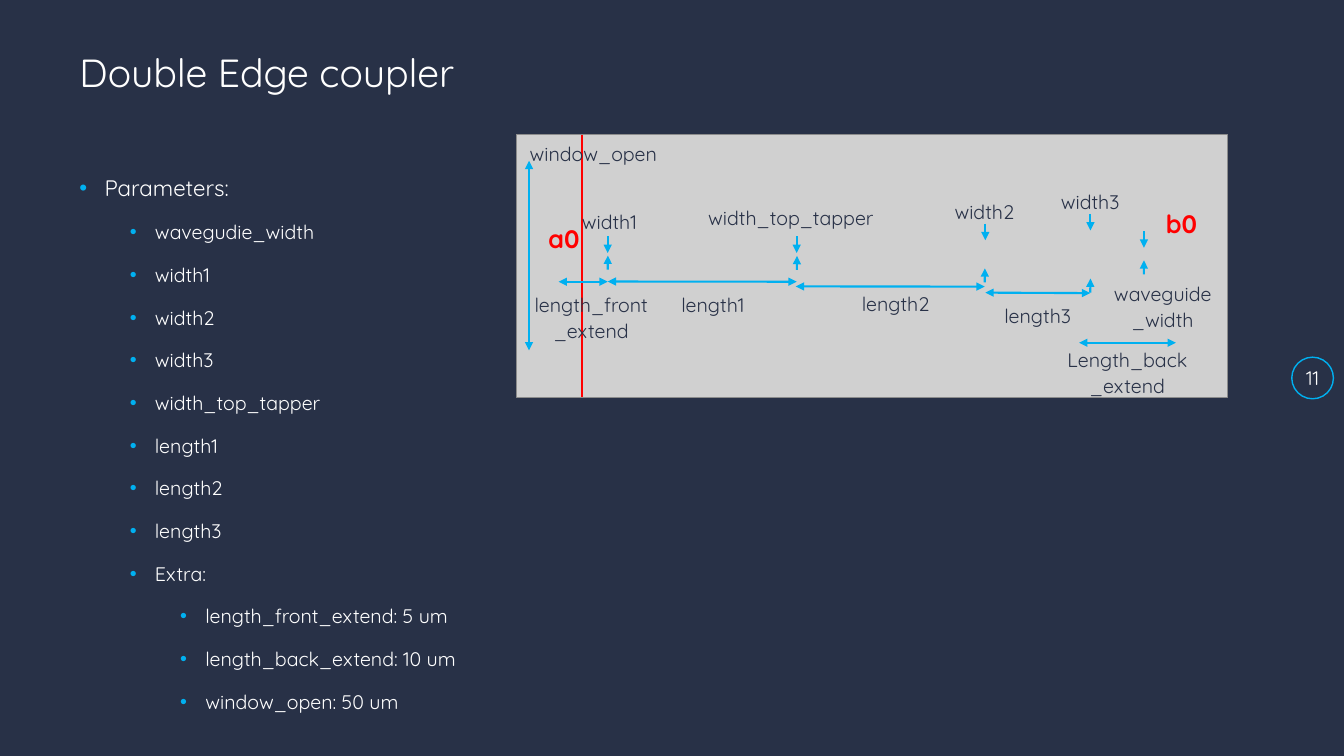
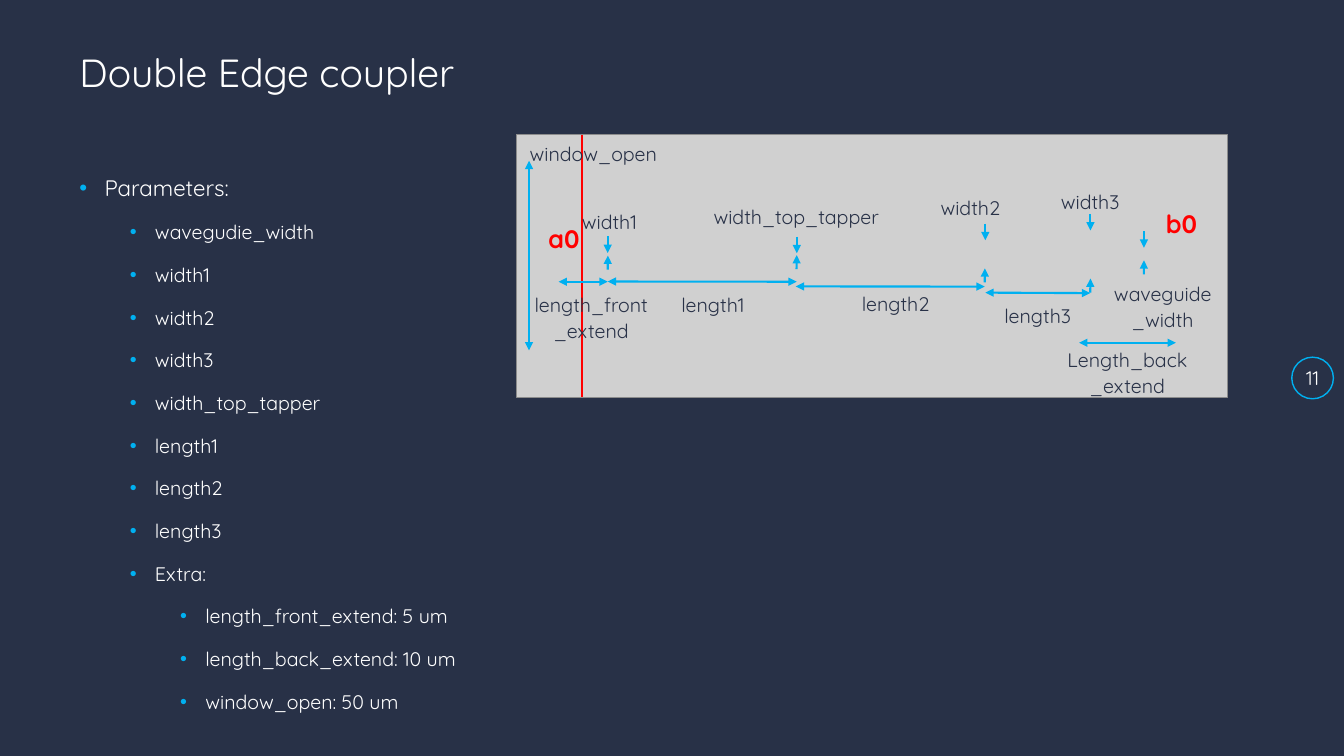
Before and after one commit to JacopoCSEM/LNOICSEMPDK, a slide deck: slide 11 of CSEM Building block LiNb.pptx. Drawn at 1344x756 pixels with LibreOffice and Linux fonts; fonts in the diff are those of the drawing; grey boxes stand for pictures; background and template pictures are left out. Boxes give left, top, right and bottom in pixels: in the first picture for what was removed or moved away, otherwise in the second. Text is boxed around its words. In the diff, an @@ line names an element or a change of style, - is before the commit and + after.

```diff
--- a/CSEM Building block LiNb.pptx
+++ b/CSEM Building block LiNb.pptx
@@ text "width_top_tapper": place and size @@
-text "width_top_tapper" at box(708, 210, 873, 229)
+text "width_top_tapper" at box(714, 209, 879, 228)
@@ text "width2" rewrapped from box(955, 204, 1015, 225) to box(941, 200, 1001, 215) @@
```
Also in this commit, not shown: 7 other files.
